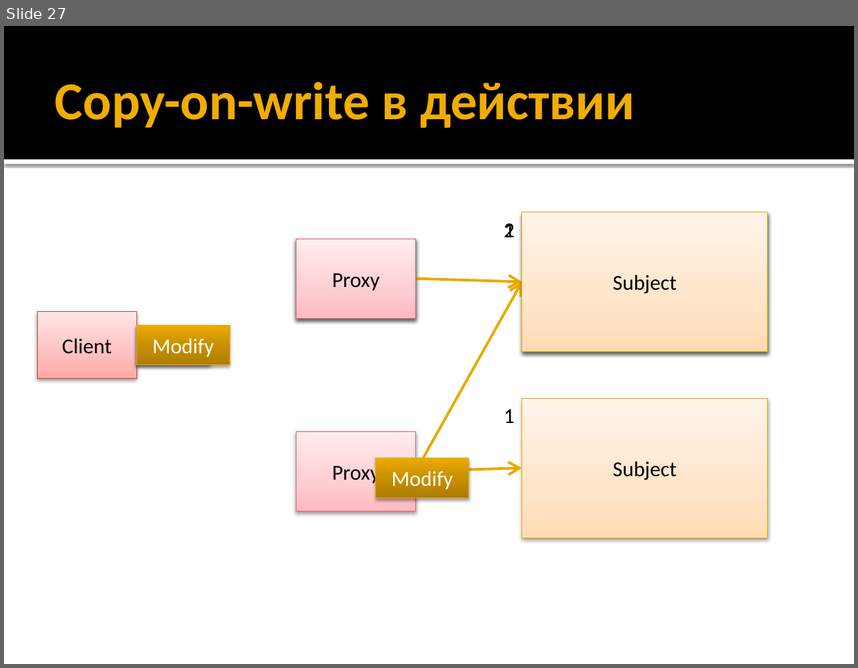
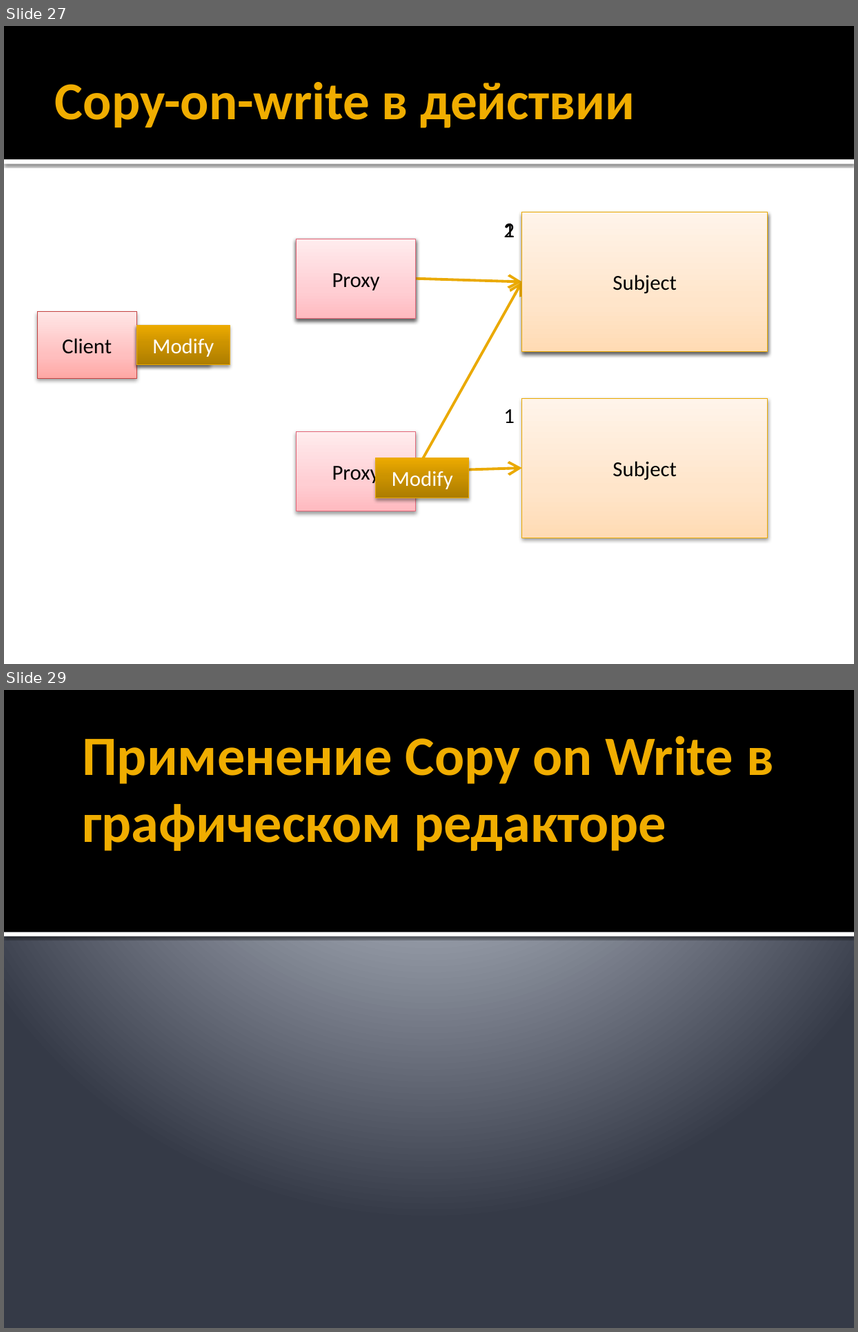
Before and after one commit to alexey-malov/ood, a slide deck: lectures/12.proxy/proxy.pptx. Shown one above the other, each under a label of ours: slide 27 before the commit, slides 27 and 29 after it; the slides between them are not shown. The pictures are 858x668 and 858x1332 pixels, drawn with LibreOffice and Linux fonts; fonts in the diff are those of the drawing. Boxes give left, top, right and bottom in pixels: in the first picture for what was removed or moved away, otherwise in the second. Text is boxed around its words. In the diff, an @@ line names an element or a change of style, - is before the commit and + after.

```diff
--- a/lectures/12.proxy/proxy.pptx
+++ b/lectures/12.proxy/proxy.pptx
@@ slide 29 added at [4,690,854,1328], background gradient #C1C5D3 to #BFC4D2 to #353B47 @@
@@ rectangle added at [4,690,854,932], fill #000000 @@
@@ title added at [82,736,774,851], 47 pt, text #F0AD00, bold @@
+Применение Copy on Write в графическом редакторе
@@ rectangle added at [4,932,854,936], fill #FFFFFF @@
```
Also in this commit, not shown: 4 slides changed, 20 other slides added, 1 other file.
